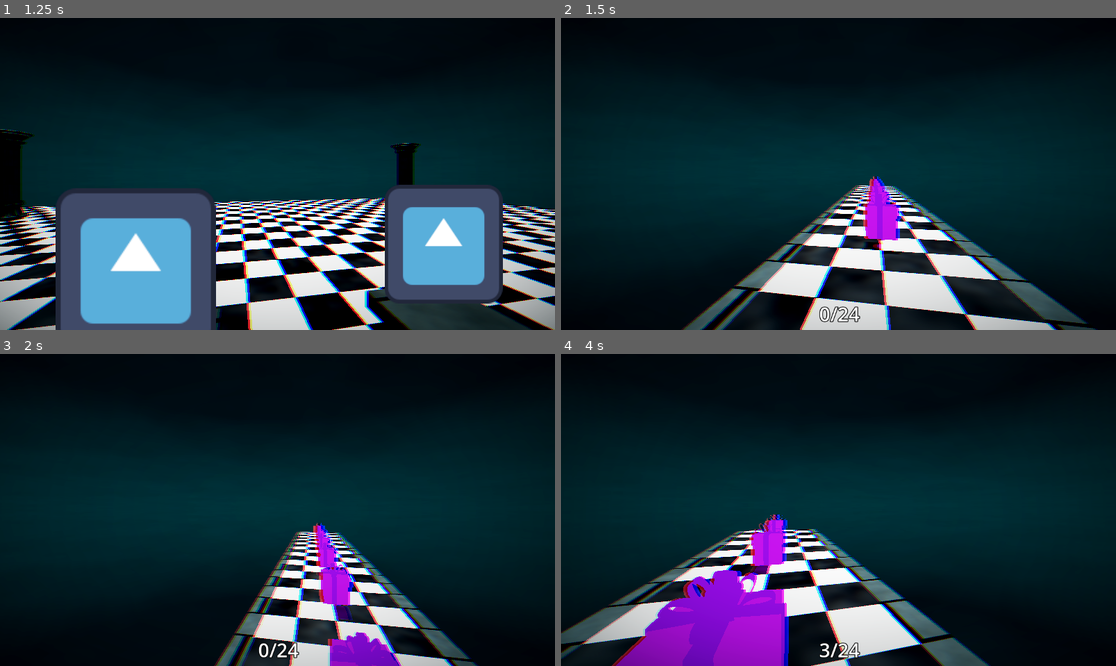
Above: before the commit, frames 1-4 (two rows, left to right).
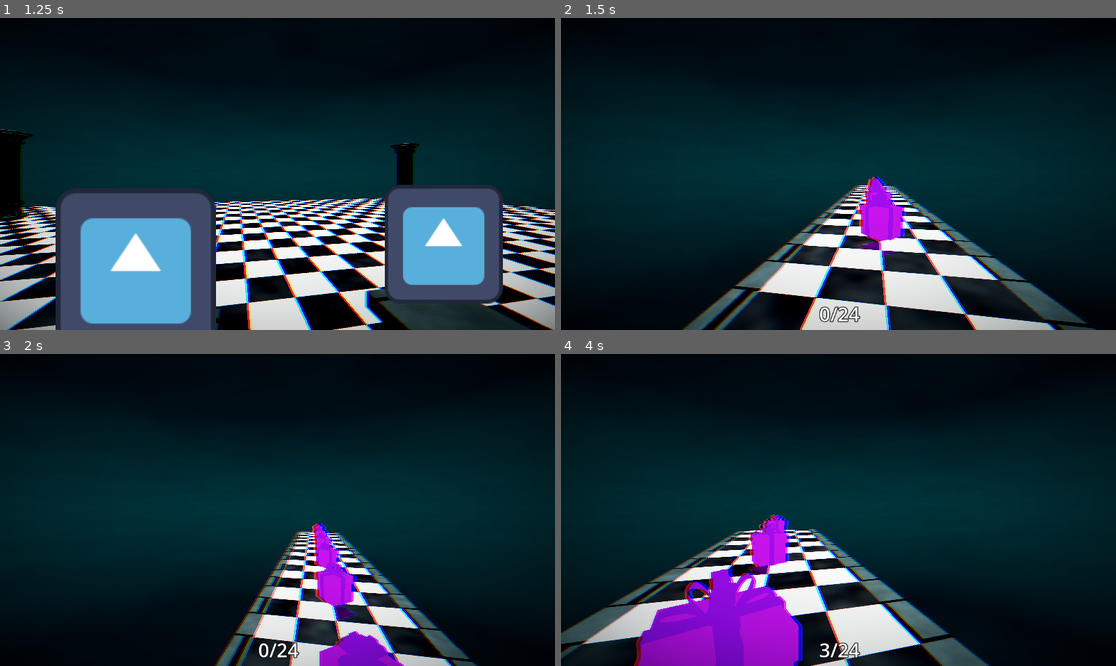
Above: after the commit, the same moments.

Repository: moonwavestudios/Voidscape
Game: Godot game, scene res://main.tscn
Two runs of this game, one before a commit and one after it. Both use one fixed random seed, a clock stepped at 60 frames per second and the inputs below. The engine's default icon, where the game draws it, is replaced by a stand-in: a white triangle on a blue panel in a dark square.
Inputs (mouse positions are in pixels of both pictures, inside the frame that each line leads up to):
- Up to frame 1 (1.25 s): tap Enter (ui_accept) at 0.5, 0.77 s; move the mouse to (305, 174) at 0.52 s; hold Up (ui_up) from 0.53 s (still down); tap E (dash) at 0.6 s
- Up to frame 2 (1.5 s): keep holding Up (ui_up); tap F (interact) at 1.25, 1.35 s; move the mouse to (810, 174) at 1.27 s
- Up to frame 3 (2 s): keep holding Up (ui_up); tap Enter (ui_accept) at 1.52 s
- Up to frame 4 (4 s): keep holding Up (ui_up); move the mouse to (849, 503) at 2.02 s; tap E (dash) at 2.1, 3.6 s; move the mouse to (832, 516) at 2.77 s; tap F (interact) at 2.85 s; tap Enter (ui_accept) at 3.02, 3.77 s; move the mouse to (877, 513) at 3.52 s

Frame 1 is identical in both runs. In frame 2, 0.9% of the frame differs, in the area x 53-63%, y 50-77%; in frame 3, 1.4%; in frame 4, 4.1%, in the area x 9-44%, y 51-100%.

Commit message:
qol change

Diff:
--- a/scripts/gifts.gd
+++ b/scripts/gifts.gd
@@ -8,6 +8,7 @@
 func _process(delta):
 	time += delta
 	position.y = start_y + sin(time * 2.0) * 0.1
+	rotation.y += 0.05
 
 func _on_body_entered(body: Node3D) -> void:
 	if body.is_in_group("player"):
